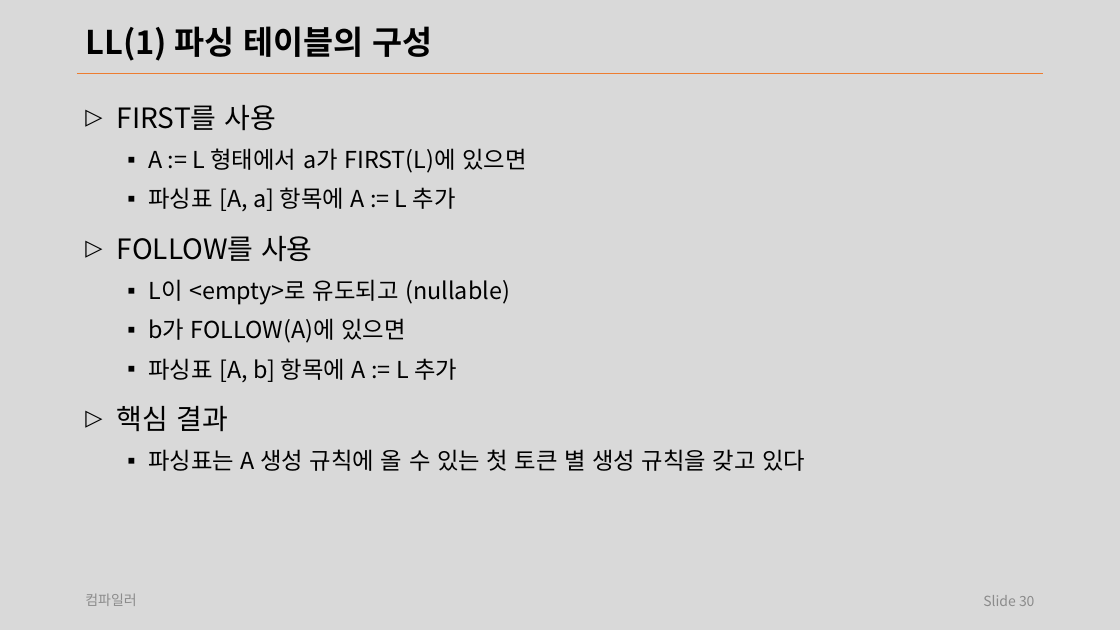
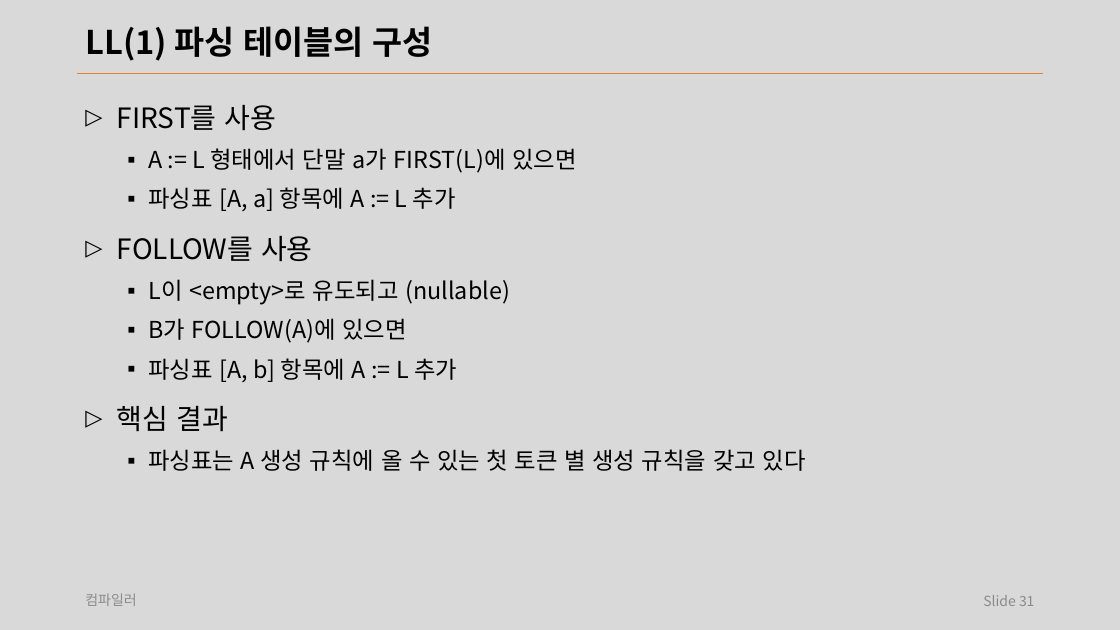
Before and after one commit to laxtools/article, a slide deck: slide 31 of programming/compiler/lecture/note.pptx (slide 30 before the commit). Drawn at 1120x630 pixels with LibreOffice and Linux fonts; fonts in the diff are those of the drawing. Boxes give left, top, right and bottom in pixels: in the first picture for what was removed or moved away, otherwise in the second. Text is boxed around its words. In the diff, an @@ line names an element or a change of style, - is before the commit and + after.

```diff
--- a/programming/compiler/lecture/note.pptx
+++ b/programming/compiler/lecture/note.pptx
@@ text at (148, 148, 576, 173): text changed @@
-  ▪ A := L 형태에서 a가 FIRST(L)에 있으면
+  ▪ A := L 형태에서 단말 a가 FIRST(L)에 있으면
@@ text at (148, 318, 406, 343): text changed @@
-  ▪ b가 FOLLOW(A)에 있으면
+  ▪ B가 FOLLOW(A)에 있으면
@@ page number at (983, 595, 1035, 606): text changed @@
-Slide 30
+Slide 31
```
Also in this commit, not shown: 4 other slides changed.
